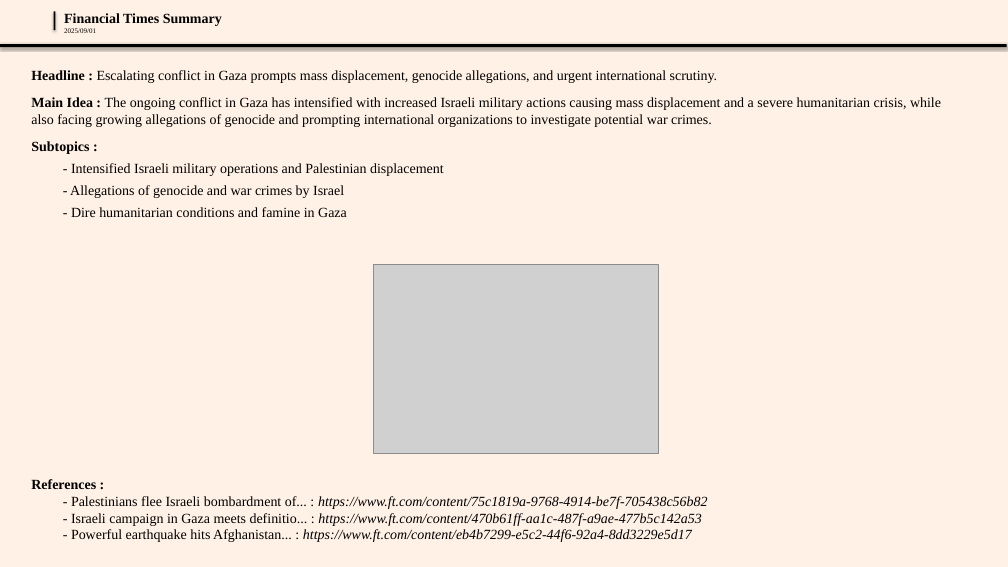
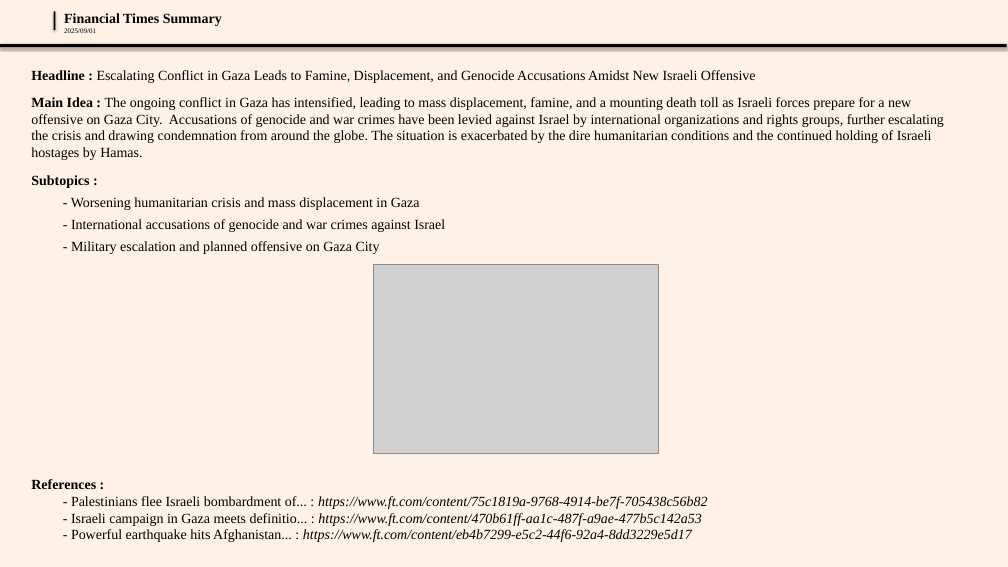
Before and after one commit to AhmedTioual/ft_scraper, a slide deck: slide 2 of data/presentations/themes_presentation_2025-09-01.pptx. Drawn at 1008x567 pixels with LibreOffice and Linux fonts; fonts in the diff are those of the drawing; grey boxes stand for pictures; background and template pictures are left out. Boxes give left, top, right and bottom in pixels: in the first picture for what was removed or moved away, otherwise in the second. Text is boxed around its words. In the diff, an @@ line names an element or a change of style, - is before the commit and + after.

```diff
--- a/data/presentations/themes_presentation_2025-09-01.pptx
+++ b/data/presentations/themes_presentation_2025-09-01.pptx
@@ text at bbox=[31, 70, 944, 160]: text changed @@
-Headline : Escalating conflict in Gaza prompts mass displacement, genocide allegations, and urgent international scrutiny.
-Main Idea : The ongoing conflict in Gaza has intensified with increased Israeli military actions causing mass displacement and a severe humanitarian crisis, while also facing growing allegations of genocide and prompting international organizations to investigate potential war crimes.
+Headline : Escalating Conflict in Gaza Leads to Famine, Displacement, and Genocide Accusations Amidst New Israeli Offensive
+Main Idea : The ongoing conflict in Gaza has intensified, leading to mass displacement, famine, and a mounting death toll as Israeli forces prepare for a new offensive on Gaza City. Accusations of genocide and war crimes have been levied against Israel by international organizations and rights groups, further escalating the crisis and drawing condemnation from around the globe. The situation is exacerbated by the dire humanitarian conditions and the continued holding of Israeli hostages by Hamas.
@@ text at bbox=[71, 197, 445, 254]: text changed @@
-  - Intensified Israeli military operations and Palestinian displacement
-  - Allegations of genocide and war crimes by Israel
-  - Dire humanitarian conditions and famine in Gaza
+  - Worsening humanitarian crisis and mass displacement in Gaza
+  - International accusations of genocide and war crimes against Israel
+  - Military escalation and planned offensive on Gaza City
```
Also in this commit, not shown: 2 other slides changed.
